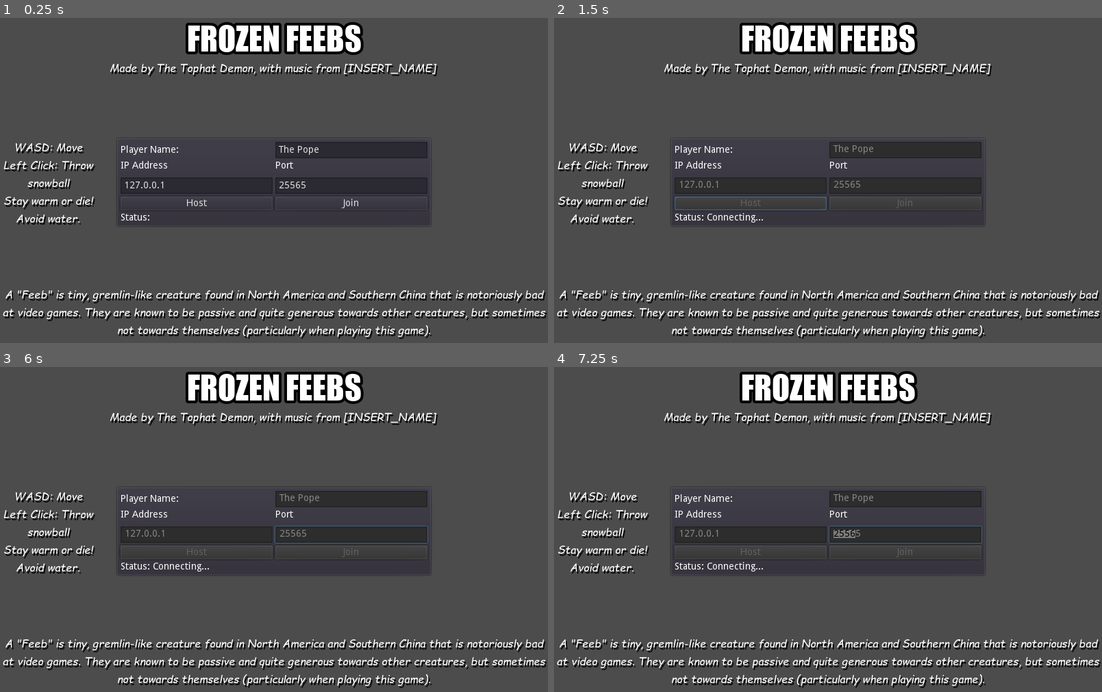
Above: before the commit, frames 1-4 (two rows, left to right).
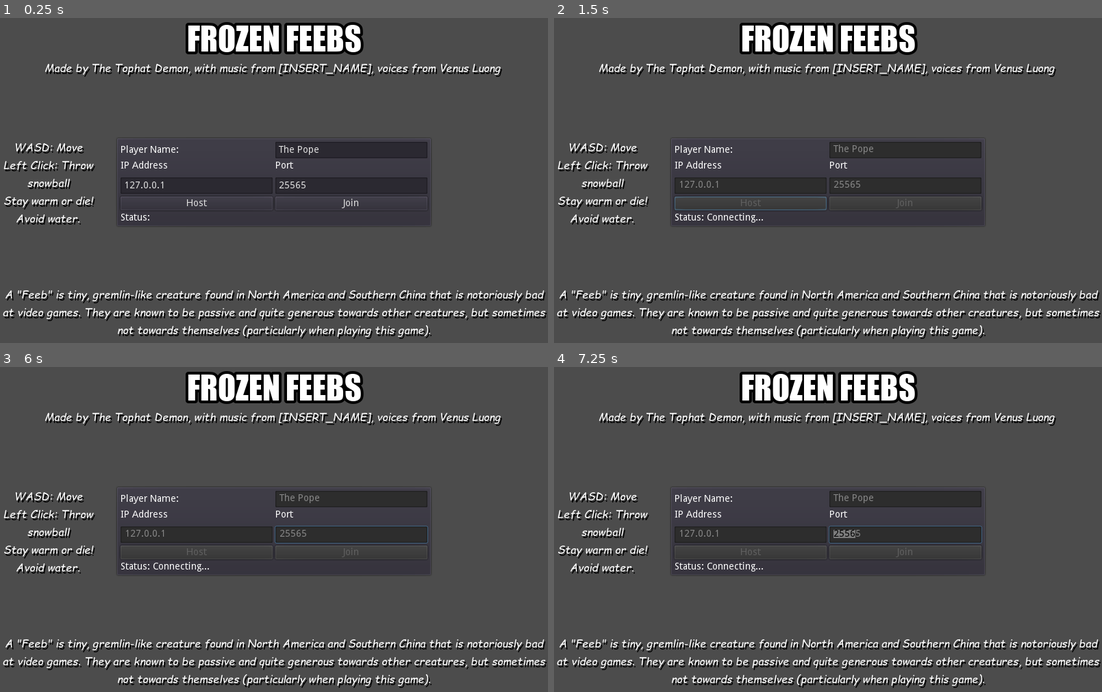
Above: after the commit, the same moments.

Repository: TheTophatDemon/GDA-2021-Dec-Jam
Game: Godot game, scene res://scenes/lobby.tscn
Two runs of this game, one before a commit and one after it. Both use one fixed random seed, a clock stepped at 60 frames per second and the inputs below.
Inputs (mouse positions are in pixels of both pictures, inside the frame that each line leads up to):
- Up to frame 1 (0.25 s): no input
- Up to frame 2 (1.5 s): click "Host" at 0.5 s; move the mouse to (948, 164) at 1.27 s; press the mouse at (948, 164) at 1.28 s; hold D (move_right) from 1.28 s (still down)
- Up to frame 3 (6 s): move the mouse to (164, 549) at 2.02 s; release D (move_right) at 2.03 s; release the mouse at (164, 549) at 2.03 s; hold S (move_down) 2.03-2.78 s; click (164, 549) at 2.1 s; move the mouse to (328, 458) at 2.77 s; press the mouse at (328, 458) at 2.78 s; hold D (move_right) 2.78-3.53 s; move the mouse to (246, 597) at 3.52 s; release the mouse at (246, 597) at 3.53 s; hold W (move_up) 3.53-4.28 s; click (246, 597) at 3.6 s; move the mouse to (438, 581) at 4.27 s; press the mouse at (438, 581) at 4.28 s; hold A (move_left) 4.28-5.78 s; move the mouse to (109, 480) at 5.02 s; release the mouse at (109, 480) at 5.03 s; click (109, 480) at 5.1 s; move the mouse to (301, 532) at 5.77 s; press the mouse at (301, 532) at 5.78 s; hold S (move_down) from 5.78 s (still down)
- Up to frame 4 (7.25 s): tap Enter at 6.5 s; move the mouse to (745, 448) at 6.52 s; release S (move_down) at 6.53 s; release the mouse at (745, 448) at 6.53 s; hold D (move_right) from 6.53 s (still down); click (745, 448) at 6.6 s

The runs differ from the first frame. In frame 1, 1.6% of the frame differs, in the area x 8-92%, y 14-19%; in frame 2, 1.6%; in frame 3, 1.6%; in frame 4, 1.6%.

Commit message:
Fixed bugs with disconnecting server, pain flash, destroyed object packets. Changed to rpc_unreliable where practical.

Diff:
--- a/snowball-game/scenes/lobby.tscn
+++ b/snowball-game/scenes/lobby.tscn
@@ -47,7 +47,7 @@
 custom_constants/shadow_offset_x = 2
 custom_constants/shadow_offset_y = 3
 custom_fonts/font = SubResource( 1 )
-text = "Made by The Tophat Demon, with music from [INSERT_NAME]"
+text = "Made by The Tophat Demon, with music from [INSERT_NAME], voices from Venus Luong"
 align = 1
 autowrap = true
 __meta__ = {
--- a/snowball-game/scenes/objects/player.tscn
+++ b/snowball-game/scenes/objects/player.tscn
@@ -135,6 +135,21 @@
 "values": [ Color( 1, 1, 1, 1 ), Color( 0.0313726, 0, 0.607843, 1 ), Color( 1, 1, 1, 1 ) ]
 }
 
+[sub_resource type="Animation" id=24]
+resource_name = "underwater"
+tracks/0/type = "value"
+tracks/0/path = NodePath(".:modulate")
+tracks/0/interp = 1
+tracks/0/loop_wrap = true
+tracks/0/imported = false
+tracks/0/enabled = true
+tracks/0/keys = {
+"times": PoolRealArray( 0 ),
+"transitions": PoolRealArray( 1 ),
+"update": 0,
+"values": [ Color( 0.0313726, 0, 0.607843, 1 ) ]
+}
+
 [sub_resource type="CircleShape2D" id=1]
 radius = 16.0312
 
@@ -175,6 +190,7 @@
 anims/RESET = SubResource( 20 )
 anims/default = SubResource( 22 )
 anims/pain = SubResource( 21 )
+anims/underwater = SubResource( 24 )
 
 [node name="Shape" type="CollisionShape2D" parent="."]
 shape = SubResource( 1 )
--- a/snowball-game/scripts/global.gd
+++ b/snowball-game/scripts/global.gd
@@ -8,7 +8,7 @@
 signal connected()
 signal connection_failure()
 signal player_list_changed()
-signal abort_game(message)
+signal abort_game(message, priority)
 
 var server_ip = "127.0.0.1"
 var port = 25565
@@ -27,6 +27,8 @@
 var players_info = {}
 var game_started = false
 var num_dead = 0
+
+var world:Node = null
 
 func _enter_tree():
 	randomize()
@@ -49,7 +51,7 @@
 
 remote func reject_player():
 	players_info.clear()
-	emit_signal("connection_failure", "Game is already in progress.")
+	emit_signal("abort_game", "Game is already in progress.", 10)
 
 remotesync func set_ready(id, new_state:bool):
 	players_info[id]["ready"] = new_state
@@ -74,7 +76,10 @@
 	emit_signal("connection_failure")
 
 func _on_server_disconnected():
-	emit_signal("abort_game", "Server disconnected.")
+	if world and is_instance_valid(world):
+		world.queue_free()
+	get_tree().root.get_node("Lobby").show()
+	emit_signal("abort_game", "Server disconnected.", 0)
 
 func validate_player_name(name:String) -> String:
 	return name.trim_prefix(" ").trim_suffix(" ").validate_node_name()
@@ -85,7 +90,7 @@
 		peer = null
 		get_tree().quit()
 
-func _on_player_death(pid):
+func _on_player_death(_pid):
 	num_dead += 1
 	if num_dead >= len(players_info) - 1:
 		pass #End the game
@@ -100,7 +105,7 @@
 	rpc("setup_game", spawns)
 
 remotesync func setup_game(spawns):
-	var world = load("res://scenes/game.tscn").instance()
+	world = load("res://scenes/game.tscn").instance()
 	get_tree().root.add_child(world)
 	get_tree().root.get_node("Lobby").hide()
 	var game_node = world.get_node("Gameplay")
--- a/snowball-game/scripts/hud.gd
+++ b/snowball-game/scripts/hud.gd
@@ -10,8 +10,8 @@
 onready var health_bar_max = health_bar.rect_size.x
 
 func _ready():
-	player.connect("temperature_change", self, "_on_temperature_change")
-	player.connect("health_change", self, "_on_health_change")
+	var _err = player.connect("temperature_change", self, "_on_temperature_change")
+	_err = player.connect("health_change", self, "_on_health_change")
 	if !is_network_master():
 		queue_free()
 
--- a/snowball-game/scripts/lobby/conn_panel.gd
+++ b/snowball-game/scripts/lobby/conn_panel.gd
@@ -6,6 +6,7 @@
 onready var port_edit = $MarginContainer/GridContainer/PortEdit
 onready var name_edit = $MarginContainer/GridContainer/NameEdit
 onready var status_label = $MarginContainer/GridContainer/StatusLabel
+var status_priority = 0
 
 func _ready():
 	name_edit.text = Global.AUTO_NAMES[randi() % len(Global.AUTO_NAMES)]
@@ -14,28 +15,38 @@
 	_err = Global.connect("abort_game", self, "_on_abort")
 
 func start_connection():
+	freeze()
+	status_label.text = "Status: Connecting..."
+	status_priority = 0
+	#The lobby script will handle connection success by switching screens
+	yield(Global, "connection_failure")
+	status_label.text = "Status: Connection failed."
+	unfreeze()
+
+func freeze():
 	host_button.disabled = true
 	join_button.disabled = true
 	name_edit.editable = false
 	ip_edit.editable = false
 	port_edit.editable = false
-	status_label.text = "Status: Connecting..."
-	#The lobby script will handle connection success by switching screens
-	yield(Global, "connection_failure")
+
+func unfreeze():
 	host_button.disabled = false
 	join_button.disabled = false
 	name_edit.editable = true
 	ip_edit.editable = true
 	port_edit.editable = true
-	status_label.text = "Status: Connection failed."
 
-func _on_abort(message:String):
-	status_label.text = message
+func _on_abort(message:String, priority:int):
+	if priority >= status_priority:
+		status_label.text = message
+		status_priority = priority
+	unfreeze()
 
 func _on_host_button_press():
 	if port_edit.text.is_valid_integer():
+		Global.host_game(name_edit.text, int(port_edit.text))
 		start_connection()
-		Global.host_game(name_edit.text, int(port_edit.text))
 	else:
 		status_label.text = "Invalid port..."
 
--- a/snowball-game/scripts/lobby/lobby.gd
+++ b/snowball-game/scripts/lobby/lobby.gd
@@ -13,6 +13,6 @@
 	conn_panel.visible = false
 	lobby_panel.visible = true
 
-func _on_abort(_message:String):
+func _on_abort(_message:String, _priority:int):
 	conn_panel.visible = true
 	lobby_panel.visible = false
--- a/snowball-game/scripts/objects/ground_sensor.gd
+++ b/snowball-game/scripts/objects/ground_sensor.gd
@@ -17,8 +17,8 @@
 	return n_water_bodies > 0
 
 func _ready():
-	connect("body_entered", self, "_on_body_enter")
-	connect("body_exited", self, "_on_body_exit")
+	var _err = connect("body_entered", self, "_on_body_enter")
+	_err = connect("body_exited", self, "_on_body_exit")
 
 func _on_body_enter(body):
 	if (body.collision_layer & ICE_LAYER) > 0:
--- a/snowball-game/scripts/objects/player.gd
+++ b/snowball-game/scripts/objects/player.gd
@@ -142,13 +142,15 @@
 
 		if Input.is_action_just_pressed("cheat_die"):
 			set_health(0.1)
+			body_anim.play("pain")
 
 		if health <= 0.0:
 			rpc("die")
-
-		rset("puppet_motion", motion)
-		rset("puppet_pos", position)
-		rset("puppet_rotation", body.rotation)
+			return
+
+		rset_unreliable("puppet_motion", motion)
+		rset_unreliable("puppet_pos", position)
+		rset_unreliable("puppet_rotation", body.rotation)
 		rset("puppet_health", health)
 	else:
 		position = puppet_pos
@@ -157,9 +159,9 @@
 		health = puppet_health
 
 	if ground_sensor.is_on_water():
-		body.modulate = Color.blue
-	else:
-		body.modulate = Color.white
+		body_anim.play("underwater")
+	elif !body_anim.playback_active:
+		body_anim.play("default")
 
 	if not is_zero_approx(motion.length_squared()):
 		leg_sprite.animation = "walk"
@@ -238,6 +240,7 @@
 	corpse.position = position
 	play_random_sound(corpse.get_node("DeathSounds"))
 	corpse.get_node("Blood").emitting = true
+	corpse.rotation = rand_range(0.0, 2.0 * PI)
 	label.queue_free()
 	var cam = $Camera2D
 	var pos = cam.global_position
--- a/snowball-game/scripts/objects/snowball.gd
+++ b/snowball-game/scripts/objects/snowball.gd
@@ -10,11 +10,12 @@
 func _ready():
 	puppet_position = position
 
-func _process(delta):
+func _process(_delta):
 	if is_network_master():
 		if hit or life_timer > 10.0:
 			rpc("die")
-		rset("puppet_position", position)
+			return
+		rset_unreliable("puppet_position", position)
 	else:
 		position = puppet_position
 
Not shown, added: snowball-game/export_presets.cfg
Not shown: 1 places in snowball-game/scenes/objects/player.tscn that only renumber resources
Not shown, changed: .gitignore
Not shown, changed: todo.md
